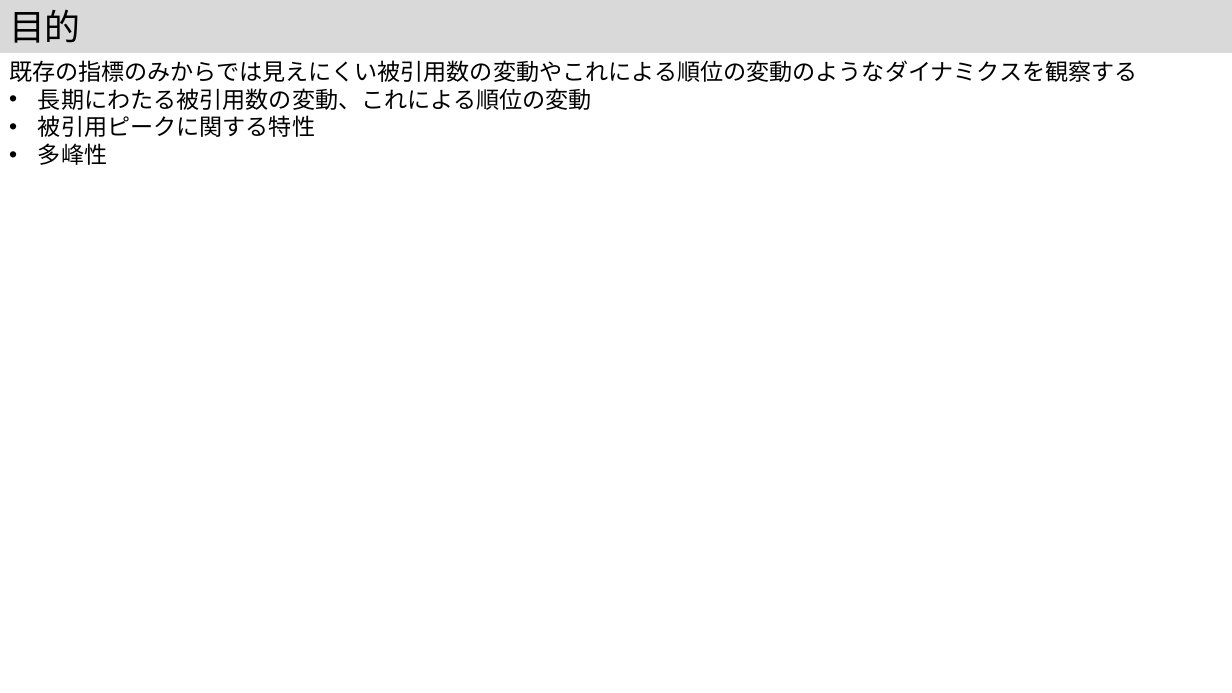
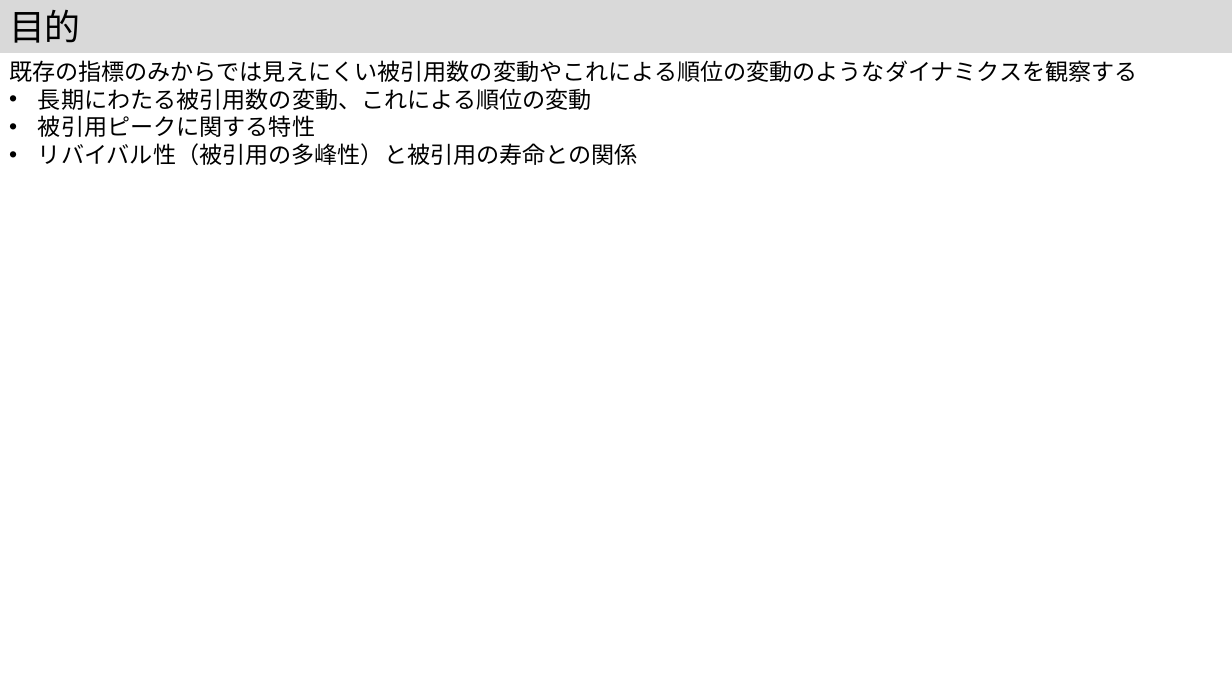
Before and after one commit to kouamano/pubmed-analysis, a slide deck: slide 3 of 202312/MIS41.pptx. Drawn at 1232x693 pixels with LibreOffice and Linux fonts; fonts in the diff are those of the drawing. Boxes give left, top, right and bottom in pixels: in the first picture for what was removed or moved away, otherwise in the second. Text is boxed around its words. In the diff, an @@ line names an element or a change of style, - is before the commit and + after.

```diff
--- a/202312/MIS41.pptx
+++ b/202312/MIS41.pptx
@@ text at (38, 143, 638, 165): text changed @@
-• 多峰性
+• リバイバル性（被引用の多峰性）と被引用の寿命との関係
```
Also in this commit, not shown: 2 other slides changed, 1 other file.
